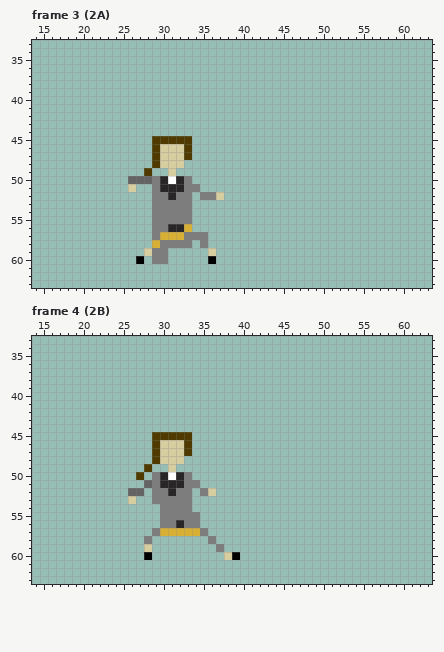
Two states of a pixel-art file, GWS/Sprites/Movesets/OL Moveset/OL_Full_Moveset.ase. Above is the file before it was changed.
64x64 pixels, 236 frames. Colours within 5 levels of each other are drawn and written as one. Shown: frame 3 (2A): x 14..63, y 33..63; frame 4 (2B): x 14..63, y 33..63. The commit also changed other frames, which this record leaves out.
After:
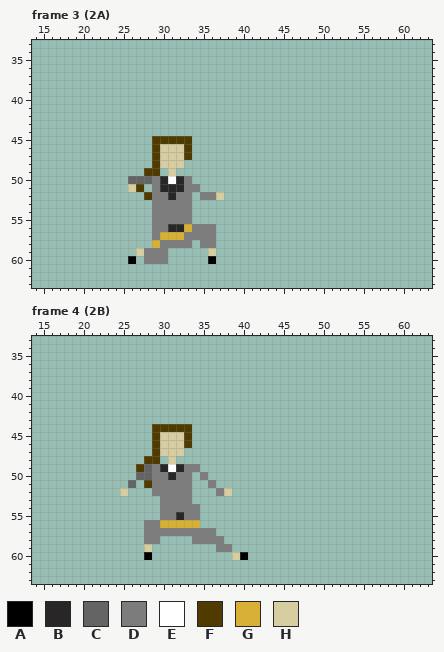
Palette (. is transparent): A #000000  B #282626  C #656464  D #7c7c7c  E #ffffff  F #4f3b00  G #d9b036  H #d6cda0
Change:
Changed rows in their new state; - is an unchanged pixel.
Frame 3 (2A), layer "Flattened":
first column x 27:
49 --F
51 F--
52 -F-
first column x 26:
56 --------DDD
57 ----------D
58 ----------D
59 -HD--------
60 A.D--------
Frame 4 (2B), layer "Flattened":
first column x 25:
44 ----FFFFF-------
45 -----HHH--------
47 --------.-------
48 ---F-.-.--------
49 --FCDBEBDD------
50 --CC-DBD--D-----
51 -C-F-DDD-.-D----
52 H..---D---..DH--
53 -.--.-----------
54 ---------D------
55 -------B--------
56 ---DDGGGGG------
57 ---D-DDDDD-D----
58 ----D----DD-D---
59 -------------D--
60 -------------.HA
